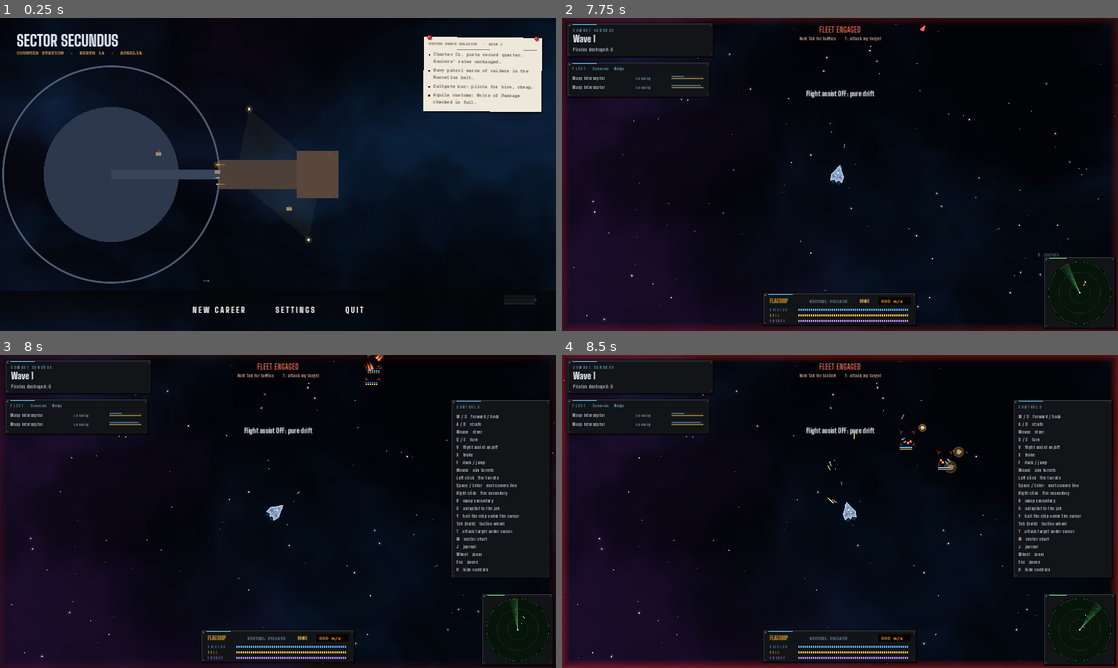
Above: before the commit, frames 1-4 (two rows, left to right).
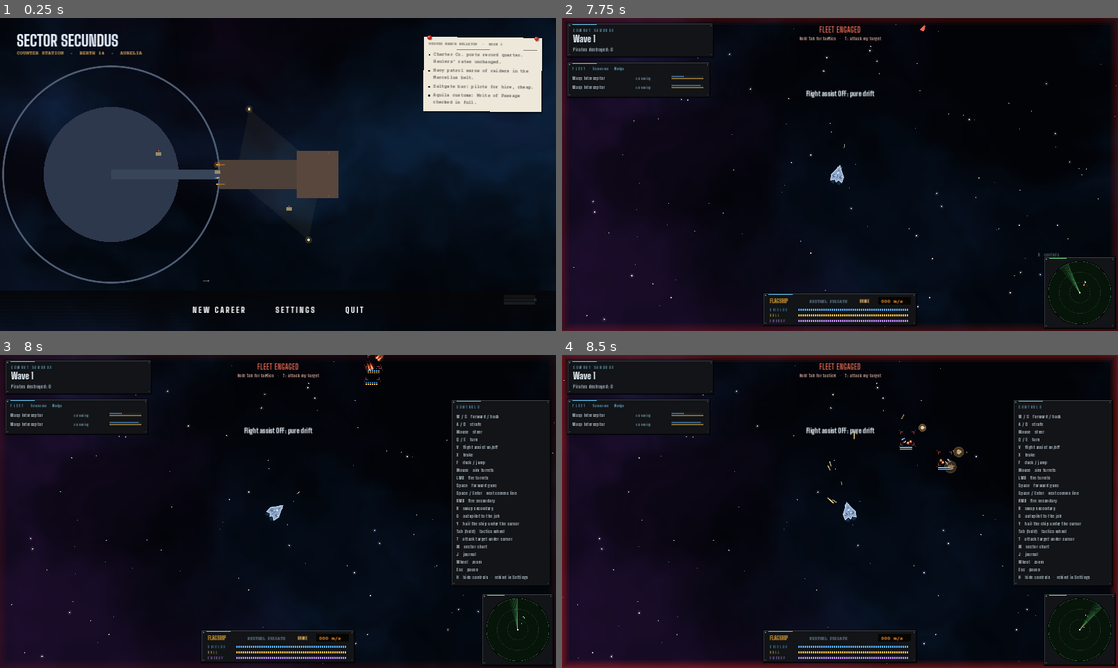
Above: after the commit, the same moments.

Repository: Donkey-Haute-01000001/Starry-Cluster
Game: Godot game, scene res://scenes/start.tscn
Two runs of this game, one before a commit and one after it. Both use one fixed random seed, a clock stepped at 60 frames per second and the inputs below.
Inputs (mouse positions are in pixels of both pictures, inside the frame that each line leads up to):
- Up to frame 1 (0.25 s): no input
- Up to frame 2 (7.75 s): click "NEW CAREER" at 0.5 s; click "MERCHANT · CC-40817-M" at 1.25 s; click "combat sandbox" at 2 s; tap Enter at 2.75 s; move the mouse to (962, 158) at 2.77 s; press the mouse at (962, 158) at 2.78 s; hold D (strafe_right) 2.78-3.5 s; tap Space (fire_fixed) at 3.05 s; release the mouse at (962, 158) at 3.5 s; drag from (728, 190) to (812, 237) at 3.52 s; move the mouse to (895, 105) at 4.27 s; hold D (strafe_right) 4.28-5 s; hold Right mouse button (fire_secondary) 4.28-5 s; click (895, 105) at 4.42 s; tap F (interact) at 4.55 s; drag from (812, 237) to (673, 127) at 5.02 s; move the mouse to (1006, 221) at 5.77 s; hold A (strafe_left) 5.78-6.5 s; hold Tab (tactics) 5.78-6.5 s; click (1006, 221) at 5.92 s; tap T (target) at 6.05 s; tap R (restart) at 6.4 s; drag from (673, 127) to (756, 96) at 6.52 s; move the mouse to (867, 174) at 7.27 s; hold X (brake) from 7.28 s (still down); hold C (answer, bound only after the commit) from 7.28 s (still down); click (867, 174) at 7.42 s; tap V (assist, bound only after the commit) at 7.55 s
- Up to frame 3 (8 s): keep holding X (brake); keep holding C (answer, bound only after the commit); tap H (toggle_help) at 7.9 s
- Up to frame 4 (8.5 s): release X (brake) at 8 s; release C (answer, bound only after the commit) at 8 s; drag from (756, 433) to (728, 527) at 8.02 s

Frames 1-2 are identical in both runs. In frame 3, 0.9% of the frame differs, in the area x 81-99%, y 38-74%; in frame 4, 0.9%, in the area x 81-100%, y 38-74%.

Commit message:
Controls: key list + rebinding in both Settings (pick A)
Co-Authored-By: Claude Opus 5.5 <noreply@anthropic.com>
Claude-Session: https://claude.ai/code/session_01YXxgoxYKfVsuni1rRXfXZC

Diff:
--- a/scripts/hud.gd
+++ b/scripts/hud.gd
@@ -1,6 +1,7 @@
 extends Control
 
 const Neon = preload("res://scripts/neon.gd")
+const Keys = preload("res://scripts/keys.gd")
 ## Heads-up display: flagship status, fleet roster, combat indicator, target
 ## brackets, off-screen enemy arrows, radar, and messages.
 
@@ -37,11 +38,12 @@
 
 # --- First-flight prompts ---------------------------------------------------------
 ## Each shows once per career, when it's useful, and clears once you've done it.
+## Keys are action names ("@thrust_forward") or fixed text ("MOUSE"); "@" reads the live bind.
 const TIPS := {
-	"fly": [["W", "thrust"], ["MOUSE", "steer"], ["X", "brake"]],
-	"travel": [["G", "autopilot to the job"], ["M", "chart"], ["J", "journal"]],
-	"guns": [["LMB", "turrets"], ["RMB", "ion / torpedo"], ["R", "swap"]],
-	"tactics": [["HOLD TAB", "fleet orders"]],
+	"fly": [["@thrust_forward", "thrust"], ["MOUSE", "steer"], ["@brake", "brake"]],
+	"travel": [["@autopilot", "autopilot to the job"], ["@chart", "chart"], ["@journal", "journal"]],
+	"guns": [["@fire_aimed", "turrets"], ["@fire_secondary", "ion / torpedo"], ["@swap_secondary", "swap"]],
+	"tactics": [["HOLD @tactics", "fleet orders"]],
 }
 var tip := ""          ## the prompt on screen ("" = none)
 var _tip_t := 0.0      ## how long it's been up
@@ -102,7 +104,13 @@
 func _draw_tip(vp: Vector2) -> void:
 	if _tip_a <= 0.01 or not TIPS.has(tip if tip != "" else "fly"):
 		return
-	var segs: Array = TIPS.get(tip, [])
+	var segs: Array = []
+	for sg in TIPS.get(tip, []):
+		var cap: String = sg[0]
+		var at := cap.find("@")
+		if at >= 0:
+			cap = cap.substr(0, at) + Keys.key_name(cap.substr(at + 1)).to_upper()
+		segs.append([cap, sg[1]])
 	if segs.is_empty():
 		return
 	var font: Font = ThemeDB.fallback_font
@@ -511,16 +519,21 @@
 	_draw_radar(Vector2(vp.x - 110, vp.y - 110), 90.0)
 
 	if show_help:
-		var lines := ["W / S   forward / back", "A / D   strafe", "Mouse   steer", "Q / E   turn", "V   flight assist on/off", "X   brake", "F   dock / jump",
-			"Mouse   aim turrets", "Left click   fire turrets", "Space / Enter   next comms line", "Right click   fire secondary", "R   swap secondary",
-			"G   autopilot to the job", "Y   hail the ship under the cursor", "Tab (hold)   tactics wheel", "T   attack target under cursor", "M   sector chart", "J   journal", "Wheel   zoom", "Esc   pause", "H   hide controls"]
+		var K := func(a: String) -> String: return Keys.key_name(a)
+		var lines := ["%s / %s   forward / back" % [K.call("thrust_forward"), K.call("thrust_back")], "%s / %s   strafe" % [K.call("strafe_left"), K.call("strafe_right")],
+			"Mouse   steer", "%s / %s   turn" % [K.call("turn_left"), K.call("turn_right")], "%s   flight assist on/off" % K.call("assist"), "%s   brake" % K.call("brake"),
+			"%s   dock / jump" % K.call("interact"), "Mouse   aim turrets", "%s   fire turrets" % K.call("fire_aimed"), "%s   forward guns" % K.call("fire_fixed"),
+			"Space / Enter   next comms line", "%s   fire secondary" % K.call("fire_secondary"), "%s   swap secondary" % K.call("swap_secondary"),
+			"%s   autopilot to the job" % K.call("autopilot"), "%s   hail the ship under the cursor" % K.call("hail"), "%s (hold)   tactics wheel" % K.call("tactics"),
+			"%s   attack target under cursor" % K.call("target"), "%s   sector chart" % K.call("chart"), "%s   journal" % K.call("journal"), "Wheel   zoom", "Esc   pause",
+			"%s   hide controls  ·  rebind in Settings" % K.call("toggle_help")]
 		var hr := Rect2(Vector2(vp.x - 300, 130), Vector2(284, 50 + lines.size() * 22))
 		UIStyle.draw_glass(self, hr, 1.0, 10.0)
 		_text(hr.position + Vector2(14, 24), _sp("CONTROLS"), 11, UIStyle.KICKER)
 		for i in lines.size():
 			_text(hr.position + Vector2(14, 52 + i * 22), lines[i], 14, UIStyle.TEXT)
 	else:
-		_text(Vector2(vp.x - 230, vp.y - 214), "H   controls", 13, Color(UIStyle.TEXT_DIM.r, UIStyle.TEXT_DIM.g, UIStyle.TEXT_DIM.b, 0.7))
+		_text(Vector2(vp.x - 230, vp.y - 214), Keys.key_name("toggle_help") + "   controls", 13, Color(UIStyle.TEXT_DIM.r, UIStyle.TEXT_DIM.g, UIStyle.TEXT_DIM.b, 0.7))
 
 
 ## Pixel-art brackets: chunky stepped corners on a pixel grid with a dark
--- a/scripts/journal.gd
+++ b/scripts/journal.gd
@@ -108,14 +108,12 @@
 
 
 func _unhandled_input(event: InputEvent) -> void:
-	if not (event is InputEventKey and event.pressed and not event.echo):
-		return
-	if event.keycode == KEY_J:
+	if event.is_action_pressed("journal"):
 		if not main.merchant or main.pause_menu.visible:
 			return
 		toggle()
 		get_viewport().set_input_as_handled()
-	elif not visible:
+	elif not visible or not (event is InputEventKey and event.pressed and not event.echo):
 		return
 	elif event.keycode == KEY_ESCAPE:
 		close()
--- /dev/null
+++ b/scripts/keys.gd
@@ -0,0 +1,167 @@
+extends RefCounted
+## Rebindable controls. One key (or mouse button) per action, saved in
+## settings.cfg under [keys]. Arrows and F1 stay as fixed extras.
+## Preload it: const Keys := preload("res://scripts/keys.gd")
+
+## [action, label, group, default]. Default spec: "key:<physical keycode>" or "mouse:<button>".
+const ACTIONS := [
+	["thrust_forward", "Forward", "FLIGHT", "key:%d" % KEY_W],
+	["thrust_back", "Back", "FLIGHT", "key:%d" % KEY_S],
+	["strafe_left", "Strafe left", "FLIGHT", "key:%d" % KEY_A],
+	["strafe_right", "Strafe right", "FLIGHT", "key:%d" % KEY_D],
+	["turn_left", "Turn left", "FLIGHT", "key:%d" % KEY_Q],
+	["turn_right", "Turn right", "FLIGHT", "key:%d" % KEY_E],
+	["brake", "Brake", "FLIGHT", "key:%d" % KEY_X],
+	["assist", "Flight assist", "FLIGHT", "key:%d" % KEY_V],
+	["interact", "Dock / jump", "FLIGHT", "key:%d" % KEY_F],
+	["autopilot", "Autopilot", "FLIGHT", "key:%d" % KEY_G],
+	["fire_aimed", "Fire turrets", "COMBAT", "mouse:%d" % MOUSE_BUTTON_LEFT],
+	["fire_secondary", "Fire secondary", "COMBAT", "mouse:%d" % MOUSE_BUTTON_RIGHT],
+	["fire_fixed", "Forward guns", "COMBAT", "key:%d" % KEY_SPACE],
+	["swap_secondary", "Swap secondary", "COMBAT", "key:%d" % KEY_R],
+	["tactics", "Tactics (hold)", "COMBAT", "key:%d" % KEY_TAB],
+	["target", "Attack target", "COMBAT", "key:%d" % KEY_T],
+	["hail", "Hail ship", "COMMS", "key:%d" % KEY_Y],
+	["board", "Board", "COMMS", "key:%d" % KEY_B],
+	["answer", "Answer call", "COMMS", "key:%d" % KEY_C],
+	["chart", "Chart", "SCREENS", "key:%d" % KEY_M],
+	["journal", "Journal", "SCREENS", "key:%d" % KEY_J],
+	["toggle_help", "Controls card", "SCREENS", "key:%d" % KEY_H],
+]
+## Fixed extras, always on top of the bound key.
+const EXTRAS := {
+	"thrust_forward": [KEY_UP], "thrust_back": [KEY_DOWN],
+	"turn_left": [KEY_LEFT], "turn_right": [KEY_RIGHT], "toggle_help": [KEY_F1],
+}
+## Shown on the sheet, never rebound. Binding one of these is refused.
+const FIXED := [["Esc / P", "Pause"], ["Space / Enter", "Next comms line"], ["1 - 5", "Pick a reply"], ["Mouse", "Aim / steer"], ["Wheel", "Zoom"]]
+const RESERVED := [KEY_ESCAPE, KEY_P, KEY_ENTER, KEY_KP_ENTER, KEY_1, KEY_2, KEY_3, KEY_4, KEY_5, KEY_F1]
+
+static var binds := {}  ## action -> spec, only where it differs from the default
+
+
+static func spec(action: String) -> String:
+	if binds.has(action):
+		return binds[action]
+	for a in ACTIONS:
+		if a[0] == action:
+			return a[3]
+	return ""
+
+
+static func label(action: String) -> String:
+	for a in ACTIONS:
+		if a[0] == action:
+			return a[1]
+	return action
+
+
+## What the player sees: "W", "Space", "LMB".
+static func key_name(action: String) -> String:
+	return spec_name(spec(action))
+
+
+static func spec_name(s: String) -> String:
+	if s.begins_with("mouse:"):
+		match int(s.substr(6)):
+			MOUSE_BUTTON_LEFT: return "LMB"
+			MOUSE_BUTTON_RIGHT: return "RMB"
+			MOUSE_BUTTON_MIDDLE: return "MMB"
+			MOUSE_BUTTON_XBUTTON1: return "Mouse 4"
+			MOUSE_BUTTON_XBUTTON2: return "Mouse 5"
+		return "Mouse %s" % s.substr(6)
+	if s.begins_with("key:"):
+		var pk := int(s.substr(4))
+		var k := pk
+		if DisplayServer.get_name() != "headless":
+			var shown := DisplayServer.keyboard_get_keycode_from_physical(pk)
+			if shown != KEY_NONE:
+				k = shown
+		return OS.get_keycode_string(k)
+	return "-"
+
+
+## A pressed key or mouse button as a spec. "" if it can't be bound.
+## Reserved keys return "reserved".
+static func spec_of(ev: InputEvent) -> String:
+	if ev is InputEventKey and ev.pressed and not ev.echo:
+		var pk: int = ev.physical_keycode if ev.physical_keycode != KEY_NONE else ev.keycode
+		if pk in RESERVED:
+			return "reserved"
+		return "key:%d" % pk
+	if ev is InputEventMouseButton and ev.pressed:
+		if ev.button_index in [MOUSE_BUTTON_WHEEL_UP, MOUSE_BUTTON_WHEEL_DOWN, MOUSE_BUTTON_WHEEL_LEFT, MOUSE_BUTTON_WHEEL_RIGHT]:
+			return ""
+		return "mouse:%d" % ev.button_index
+	return ""
+
+
+## Bind; if another action had that key, it takes this one's old key (swap).
+## Returns the action that was swapped, or "".
+static func rebind(action: String, s: String) -> String:
+	var old := spec(action)
+	var swapped := ""
+	for a in ACTIONS:
+		if a[0] != action and spec(a[0]) == s:
+			swapped = a[0]
+			_put(swapped, old)
+	_put(action, s)
+	apply()
+	PlayerController.save_settings()
+	return swapped
+
+
+static func _put(action: String, s: String) -> void:
+	for a in ACTIONS:
+		if a[0] == action:
+			if a[3] == s:
+				binds.erase(action)
+			else:
+				binds[action] = s
+
+
+static func reset() -> void:
+	binds.clear()
+	apply()
+	PlayerController.save_settings()
+
+
+static func is_default() -> bool:
+	return binds.is_empty()
+
+
+## Push the binds into the InputMap.
+static func apply() -> void:
+	for a in ACTIONS:
+		var id: String = a[0]
+		if not InputMap.has_action(id):
+			InputMap.add_action(id)
+		InputMap.action_erase_events(id)
+		InputMap.action_add_event(id, _event(spec(id)))
+		for k in EXTRAS.get(id, []):
+			InputMap.action_add_event(id, _event("key:%d" % k))
+
+
+static func _event(s: String) -> InputEvent:
+	if s.begins_with("mouse:"):
+		var mb := InputEventMouseButton.new()
+		mb.button_index = int(s.substr(6)) as MouseButton
+		return mb
+	var ev := InputEventKey.new()
+	ev.physical_keycode = int(s.substr(4)) as Key
+	return ev
+
+
+static func write(c: ConfigFile) -> void:
+	for id in binds:
+		c.set_value("keys", id, binds[id])
+
+
+static func read(c: ConfigFile) -> void:
+	binds.clear()
+	if c.has_section("keys"):
+		for id in c.get_section_keys("keys"):
+			var s: String = str(c.get_value("keys", id, ""))
+			if (s.begins_with("key:") or s.begins_with("mouse:")) and label(id) != id:
+				binds[id] = s
+	apply()
--- a/scripts/main.gd
+++ b/scripts/main.gd
@@ -5,6 +5,7 @@
 const FxScript := preload("res://scripts/fx.gd")
 const StarfieldScript := preload("res://scripts/starfield.gd")
 const HudScript := preload("res://scripts/hud.gd")
+const Keys := preload("res://scripts/keys.gd")
 const WheelScript := preload("res://scripts/tactics_wheel.gd")
 const BodyScript := preload("res://scripts/body.gd")
 const StationUIScript := preload("res://scripts/station_ui.gd")
@@ -449,30 +450,12 @@
 
 
 func _setup_input() -> void:
-	var keys := {
-		"thrust_forward": [KEY_W, KEY_UP], "thrust_back": [KEY_S, KEY_DOWN],
-		"strafe_left": [KEY_A], "strafe_right": [KEY_D],
-		"turn_left": [KEY_Q, KEY_LEFT], "turn_right": [KEY_E, KEY_RIGHT],
-		"brake": [KEY_X], "fire_fixed": [KEY_SPACE], "tactics": [KEY_TAB], "target": [KEY_T],
-		"restart": [KEY_R], "toggle_help": [KEY_H, KEY_F1], "interact": [KEY_F],
-	}
-	for action in keys:
-		if not InputMap.has_action(action):
-			InputMap.add_action(action)
-		for k in keys[action]:
-			var ev := InputEventKey.new()
-			ev.physical_keycode = k
-			InputMap.action_add_event(action, ev)
-	if not InputMap.has_action("fire_aimed"):
-		InputMap.add_action("fire_aimed")
-	var mb := InputEventMouseButton.new()
-	mb.button_index = MOUSE_BUTTON_LEFT
-	InputMap.action_add_event("fire_aimed", mb)
-	if not InputMap.has_action("fire_secondary"):
-		InputMap.add_action("fire_secondary")
-	var rb := InputEventMouseButton.new()
-	rb.button_index = MOUSE_BUTTON_RIGHT
-	InputMap.action_add_event("fire_secondary", rb)
+	Keys.apply()
+	if not InputMap.has_action("restart"):
+		InputMap.add_action("restart")
+		var ev := InputEventKey.new()
+		ev.physical_keycode = KEY_R
+		InputMap.action_add_event("restart", ev)
 
 
 # --- Spawning ------------------------------------------------------------
@@ -803,23 +786,23 @@
 			get_tree().change_scene_to_file("res://scenes/start.tscn")
 		else:
 			get_tree().reload_current_scene()
-	elif event is InputEventKey and event.pressed and not event.echo and event.keycode == KEY_R and is_instance_valid(player):
+	elif event.is_action_pressed("swap_secondary") and is_instance_valid(player):
 		var nm: String = player.cycle_secondary()
 		if nm != "":
 			show_message("Secondary: %s" % nm, 1.5)
-	elif event is InputEventKey and event.pressed and not event.echo and event.keycode == KEY_V:
+	elif event.is_action_pressed("assist"):
 		PlayerController.toggle("assist")
 		show_message("Flight assist %s" % ("ON: drift damped" if PlayerController.assist else "OFF: pure drift"), 2.0)
 	elif not merchant and event is InputEventKey and event.pressed and not event.echo and event.keycode == KEY_M:
 		PlayerController.toggle("mouse_steer")
 		show_message("Mouse steering %s" % ("ON: ship faces the cursor" if PlayerController.mouse_steer else "OFF: Q/E to turn"), 2.0)
-	elif merchant and event is InputEventKey and event.pressed and not event.echo and event.keycode == KEY_Y and is_instance_valid(player):
+	elif merchant and event.is_action_pressed("hail") and is_instance_valid(player):
 		var hs := ship_under_mouse()
 		if hs and hs.team != 0 and hs.global_position.distance_to(player.global_position) < 3000.0:
 			traffic.hail(hs)
 		else:
 			show_message("Hover a ship to hail it.", 1.5)
-	elif merchant and event is InputEventKey and event.pressed and not event.echo and event.keycode == KEY_G and is_instance_valid(player):
+	elif merchant and event.is_action_pressed("autopilot") and is_instance_valid(player):
 		toggle_autopilot()
 	elif merchant and event.is_action_pressed("interact") and is_instance_valid(player):
 		_try_interact()
--- a/scripts/pause_menu.gd
+++ b/scripts/pause_menu.gd
@@ -6,6 +6,9 @@
 var _list: VBoxContainer
 var _note: Label
 var _page := "main"
+const Keys = preload("res://scripts/keys.gd")
+var _bind_wait := ""   ## action waiting for a key on the controls page
+var _bind_note := ""
 
 
 func _ready() -> void:
@@ -63,6 +66,8 @@
 	if event is InputEventKey and event.pressed and not event.echo and event.keycode in [KEY_ESCAPE, KEY_P]:
 		if _page == "main":
 			close()
+		elif _page == "controls":
+			_show_settings()
 		else:
 			_show_main()
 		get_viewport().set_input_as_handled()
@@ -220,8 +225,102 @@
 			PlayerController.toggle_mute(key)
 			_show_settings(), 20)
 		mb.get_parent().reparent(row)
-	_small("V also toggles flight assist in flight.")
+	_small("%s also toggles flight assist in flight." % Keys.key_name("assist"))
+	_button("CONTROLS", func():
+		_bind_wait = ""
+		_bind_note = ""
+		_show_controls(), 20)
 	_button("BACK", _show_main, 20)
+
+
+## Every key in two columns. Click a key, press the new one.
+func _show_controls() -> void:
+	_page = "controls"
+	_clear()
+	_title("CONTROLS")
+	var cols := HBoxContainer.new()
+	cols.alignment = BoxContainer.ALIGNMENT_CENTER
+	cols.add_theme_constant_override("separation", 48)
+	_list.add_child(cols)
+	var left := VBoxContainer.new()
+	var right := VBoxContainer.new()
+	for c in [left, right]:
+		c.custom_minimum_size = Vector2(300, 0)
+		c.add_theme_constant_override("separation", 0)
+		cols.add_child(c)
+	var group := ""
+	for a in Keys.ACTIONS:
+		var col: VBoxContainer = left if a[2] == "FLIGHT" else right
+		if a[2] != group:
+			group = a[2]
+			if col.get_child_count() > 0:
+				var gap := Control.new()
+				gap.custom_minimum_size = Vector2(0, 8)
+				col.add_child(gap)
+			col.add_child(_tag(group, 12, 0.5))
+		var row := HBoxContainer.new()
+		col.add_child(row)
+		var l := _tag(a[1], 15, 0.8)
+		l.size_flags_horizontal = Control.SIZE_EXPAND_FILL
+		row.add_child(l)
+		var id: String = a[0]
+		var b := _button("PRESS A KEY" if _bind_wait == id else Keys.key_name(id).to_upper(), func():
+			_bind_wait = id
+			_bind_note = "Press the new key for %s. Esc cancels." % Keys.label(id)
+			_show_controls(), 16)
+		b.get_parent().custom_minimum_size = Vector2(110, 0)
+		b.get_parent().reparent(row)
+		if _bind_wait == id:
+			b.add_theme_color_override("font_color", UIStyle.GOLD)
+	var fixed := ""
+	for f in Keys.FIXED:
+		fixed += ("    " if fixed != "" else "") + "%s  %s" % [f[0], f[1].to_lower()]
+	_small("Fixed:  " + fixed, 0.45)
+	if _bind_note != "":
+		_small(_bind_note, 0.9)
+	if not Keys.is_default():
+		_button("RESET TO DEFAULTS", func():
+			Keys.reset()
+			_bind_wait = ""
+			_bind_note = "Defaults restored."
+			_show_controls(), 18)
+	_button("BACK", func():
+		_bind_wait = ""
+		_bind_note = ""
+		_show_settings(), 20)
+
+
+func _tag(text: String, sz: int, alpha: float) -> Label:
+	var l := Label.new()
+	l.text = text
+	l.add_theme_font_override("font", Data.font_type)
+	l.add_theme_font_size_override("font_size", sz)
+	l.add_theme_color_override("font_color", Color(1, 1, 1, alpha))
+	return l
+
+
+func _input(event: InputEvent) -> void:
+	if not visible or _page != "controls" or _bind_wait == "":
+		return
+	if event is InputEventKey and event.pressed and event.keycode == KEY_ESCAPE:
+		_bind_wait = ""
+		_bind_note = ""
+	else:
+		var sp := Keys.spec_of(event)
+		if sp == "":
+			return
+		if sp == "reserved":
+			_bind_note = "That key is spoken for (see Fixed). Pick another."
+		else:
+			var id := _bind_wait
+			var swapped := Keys.rebind(id, sp)
+			_bind_wait = ""
+			_bind_note = "%s  →  %s." % [Keys.label(id), Keys.key_name(id)]
+			if swapped != "":
+				_bind_note += "  %s moved to %s." % [Keys.label(swapped), Keys.key_name(swapped)]
+		Sfx.play("tick", -6.0)
+	get_viewport().set_input_as_handled()
+	_show_controls.call_deferred()
 
 
 func _step_vol(key: String, d: float) -> void:
@@ -240,6 +339,21 @@
 	for i in 3:
 		await RenderingServer.frame_post_draw
 	get_viewport().get_texture().get_image().save_png(dir + "/pause_settings.png")
+	_show_controls()
+	# Rebind check: Forward guns onto R should swap Swap secondary onto Space.
+	_bind_wait = "fire_fixed"
+	_show_controls()
+	var ev := InputEventKey.new()
+	ev.physical_keycode = KEY_R
+	ev.keycode = KEY_R
+	ev.pressed = true
+	_input(ev)
+	await get_tree().process_frame
+	print("[keys] fire_fixed=%s swap=%s map_ok=%s" % [Keys.key_name("fire_fixed"), Keys.key_name("swap_secondary"), InputMap.event_is_action(ev, "fire_fixed")])
+	for i in 3:
+		await RenderingServer.frame_post_draw
+	get_viewport().get_texture().get_image().save_png(dir + "/pause_controls.png")
+	Keys.reset()
 	close()
 	print("[pause] paused=%s visible=%s" % [get_tree().paused, visible])
 	get_tree().quit()
--- a/scripts/player_controller.gd
+++ b/scripts/player_controller.gd
@@ -14,6 +14,7 @@
 static var sfx_mute := false
 static var fullscreen := false
 const SETTINGS_PATH := "user://settings.cfg"
+const Keys := preload("res://scripts/keys.gd")
 
 
 static func setting(key: String) -> bool:
@@ -62,6 +63,7 @@
 	c.set_value("audio", "music_mute", music_mute)
 	c.set_value("audio", "sfx_mute", sfx_mute)
 	c.set_value("video", "fullscreen", fullscreen)
+	Keys.write(c)
 	c.save(SETTINGS_PATH)
 	apply_settings()
 
@@ -94,6 +96,9 @@
 		music_mute = c.get_value("audio", "music_mute", false)
 		sfx_mute = c.get_value("audio", "sfx_mute", false)
 		fullscreen = c.get_value("video", "fullscreen", false)
+		Keys.read(c)
+	else:
+		Keys.apply()
 	apply_settings()
 
 
--- a/scripts/sector_map.gd
+++ b/scripts/sector_map.gd
@@ -124,14 +124,12 @@
 
 
 func _unhandled_input(event: InputEvent) -> void:
-	if not (event is InputEventKey and event.pressed and not event.echo):
-		return
-	if event.keycode == KEY_M:
+	if event.is_action_pressed("chart"):
 		if not main.merchant or main.pause_menu.visible:
 			return
 		toggle()
 		get_viewport().set_input_as_handled()
-	elif visible and event.keycode == KEY_ESCAPE:
+	elif visible and event is InputEventKey and event.pressed and event.keycode == KEY_ESCAPE:
 		close()
 		get_viewport().set_input_as_handled()
 
--- a/scripts/start_screen.gd
+++ b/scripts/start_screen.gd
@@ -18,6 +18,9 @@
 const Neon = preload("res://scripts/neon.gd")
 var _beats: Control                 ## the start's opening, typing onto the file
 const BeatsOnPaper = preload("res://scripts/beats_on_paper.gd")
+const Keys = preload("res://scripts/keys.gd")
+var _bind_wait := ""                 ## action waiting for a key on the controls sheet
+var _bind_note := ""
 
 
 func _ready() -> void:
@@ -100,6 +103,10 @@
 			_pick(0)
 			print("[pick] opened file %d" % _selected)
 			get_tree().quit.call_deferred()
+		elif a.begins_with("--controls-shot="):
+			_open_board()
+			_show_controls(false)
+			_snapshot.call_deferred(a.substr(16))
 		elif a.begins_with("--settings-shot="):
 			_open_board()
 			_show_settings(false)
@@ -446,10 +453,103 @@
 		_type_button(row, "[%s] mute" % ("x" if mute else "  "), func():
 			PlayerController.toggle_mute(key)
 			_show_settings(false), 16)
+	_rule(v)
+	_type_button(v, "Controls  ·  key list + rebinding  >", func(): _show_controls(true), 18)
 	var spacer := Control.new()
 	spacer.size_flags_vertical = Control.SIZE_EXPAND_FILL
 	v.add_child(spacer)
 	_type_button(v, "back to menu", _close_board, 12)
+
+
+## Controls: every key, two columns. Click a key, press the new one.
+func _show_controls(animate := true) -> void:
+	var page := _new_page(animate)
+	var v := _sheet_body(page)
+	v.add_theme_constant_override("separation", 6)
+	_type(v, "BERTH 14  ·  RIG SETUP SHEET  ·  CONTROLS", 13, true, UIStyle.INK_FADED)
+	_label(v, "Controls", Data.font_bold, 34, UIStyle.INK_TYPE)
+	_rule(v)
+	var cols := HBoxContainer.new()
+	cols.add_theme_constant_override("separation", 22)
+	v.add_child(cols)
+	var left := VBoxContainer.new()
+	var right := VBoxContainer.new()
+	for c in [left, right]:
+		c.size_flags_horizontal = Control.SIZE_EXPAND_FILL
+		c.add_theme_constant_override("separation", 2)
+		cols.add_child(c)
+	var group := ""
+	for a in Keys.ACTIONS:
+		var col: VBoxContainer = left if a[2] == "FLIGHT" else right
+		if a[2] != group:
+			group = a[2]
+			if col.get_child_count() > 0:
+				var gap := Control.new()
+				gap.custom_minimum_size = Vector2(0, 6)
+				col.add_child(gap)
+			_type(col, group, 12, true, UIStyle.INK_FADED)
+		var row := HBoxContainer.new()
+		col.add_child(row)
+		var l := _type(row, a[1], 14)
+		l.size_flags_horizontal = Control.SIZE_EXPAND_FILL
+		var id: String = a[0]
+		var waiting := _bind_wait == id
+		var b := _type_button(row, "press a key" if waiting else Keys.key_name(id), func():
+			_bind_wait = id
+			_bind_note = "Press the new key for %s.  Esc cancels." % Keys.label(id)
+			Sfx.play("tick", -6.0)
+			_show_controls(false), 14)
+		b.custom_minimum_size = Vector2(88, 0)
+		b.alignment = HORIZONTAL_ALIGNMENT_CENTER
+		if waiting:
+			b.add_theme_color_override("font_color", UIStyle.INK_PEN)
+	_rule(v)
+	_type(v, "FIXED", 12, true, UIStyle.INK_FADED)
+	for f in Keys.FIXED:
+		_type(v, "%s  %s" % [f[0].rpad(15), f[1]], 13, false, UIStyle.INK_FADED)
+	if _bind_note != "":
+		var n := _label(v, _bind_note, Data.font_hand, 24, UIStyle.INK_PEN)
+		n.autowrap_mode = TextServer.AUTOWRAP_WORD_SMART
+	var spacer := Control.new()
+	spacer.size_flags_vertical = Control.SIZE_EXPAND_FILL
+	v.add_child(spacer)
+	var bottom := HBoxContainer.new()
+	bottom.add_theme_constant_override("separation", 24)
+	v.add_child(bottom)
+	_type_button(bottom, "< back to settings", func():
+		_bind_wait = ""
+		_bind_note = ""
+		_show_settings(true), 12)
+	if not Keys.is_default():
+		_type_button(bottom, "reset to defaults", func():
+			Keys.reset()
+			_bind_wait = ""
+			_bind_note = "Defaults restored."
+			_show_controls(false), 12)
+
+
+func _input(event: InputEvent) -> void:
+	if _bind_wait == "":
+		return
+	if event is InputEventKey and event.pressed and event.keycode == KEY_ESCAPE:
+		_bind_wait = ""
+		_bind_note = ""
+	else:
+		var sp := Keys.spec_of(event)
+		if sp == "":
+			return
+		if sp == "reserved":
+			_bind_note = "That key is spoken for (see Fixed). Pick another."
+		else:
+			var id := _bind_wait
+			var swapped := Keys.rebind(id, sp)
+			_bind_wait = ""
+			_bind_note = "%s  →  %s." % [Keys.label(id), Keys.key_name(id)]
+			if swapped != "":
+				_bind_note += "  %s moved to %s." % [Keys.label(swapped), Keys.key_name(swapped)]
+		Sfx.play("tick", -6.0)
+	get_viewport().set_input_as_handled()
+	_show_controls(false)
 
 
 func _step_vol(key: String, d: float) -> void:
--- a/scripts/story.gd
+++ b/scripts/story.gd
@@ -588,10 +588,10 @@
 
 
 func _unhandled_input(event: InputEvent) -> void:
-	if event is InputEventKey and event.pressed and not event.echo and event.keycode == KEY_B and can_board():
+	if event.is_action_pressed("board") and can_board():
 		get_viewport().set_input_as_handled()
 		board()
-	elif ringing and event is InputEventKey and event.pressed and not event.echo and event.keycode == KEY_C:
+	elif ringing and event.is_action_pressed("answer"):
 		get_viewport().set_input_as_handled()
 		answer()
 	elif _choices and event is InputEventKey and event.pressed and not event.echo:
